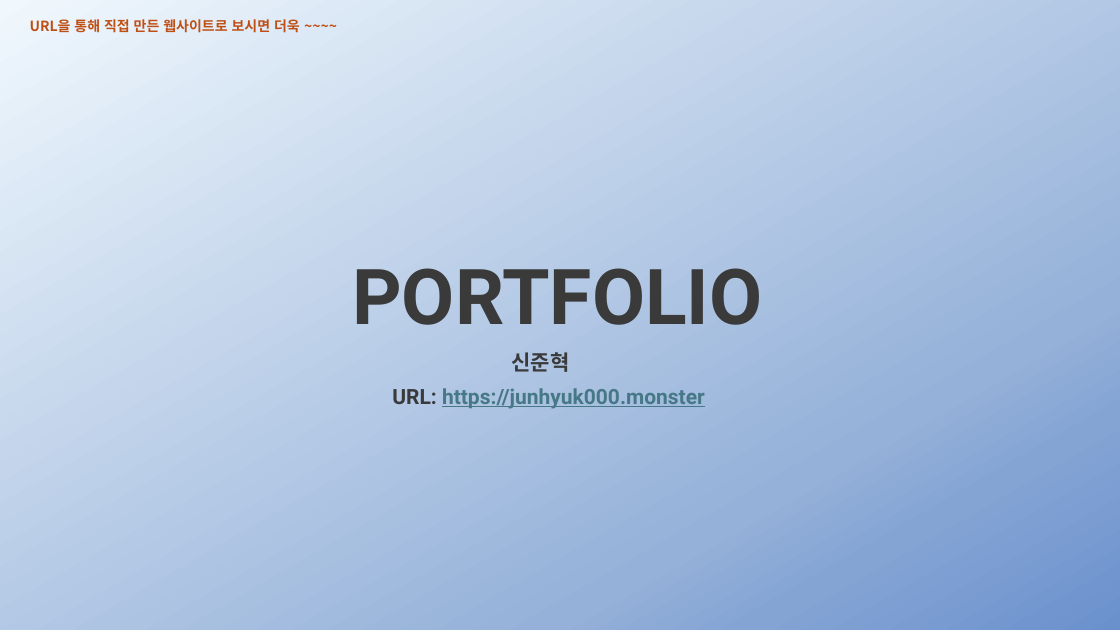
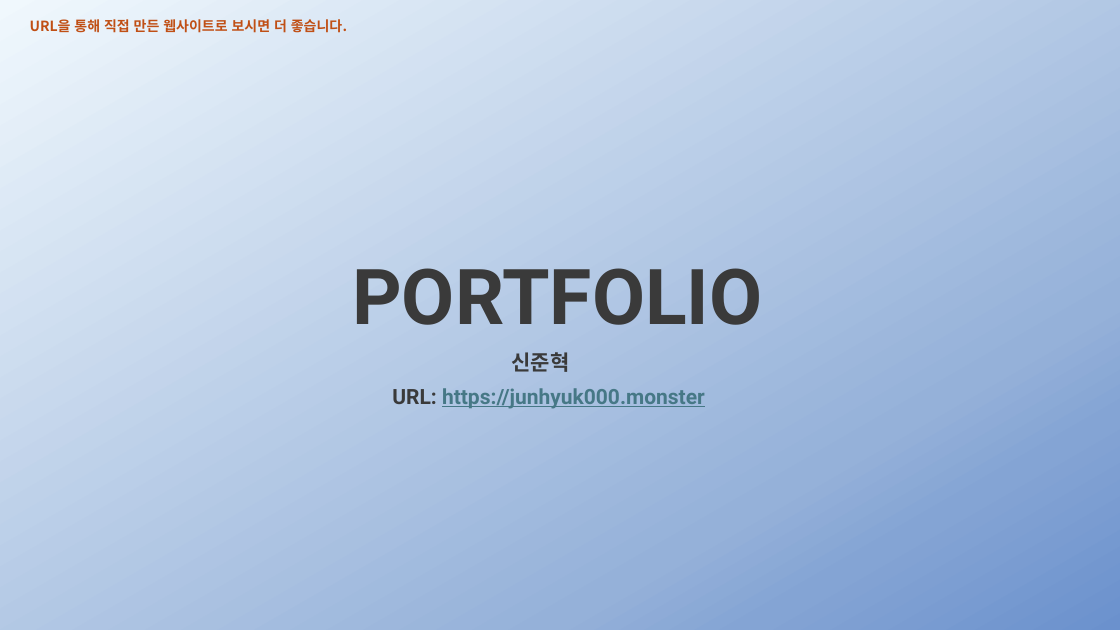
Before and after one commit to junhyuk000/portfolio, a slide deck: slide 1 of portfolio_신준혁.pptx. Drawn at 1120x630 pixels with LibreOffice and Linux fonts; fonts in the diff are those of the drawing. Boxes give left, top, right and bottom in pixels: in the first picture for what was removed or moved away, otherwise in the second. Text is boxed around its words. In the diff, an @@ line names an element or a change of style, - is before the commit and + after.

Commit message:
ppt

```diff
--- a/portfolio_신준혁.pptx
+++ b/portfolio_신준혁.pptx
@@ text at box(30, 19, 347, 33): text changed @@
-URL을 통해 직접 만든 웹사이트로 보시면 더욱 ~~~~
+URL을 통해 직접 만든 웹사이트로 보시면 더 좋습니다.
```
Also in this commit, not shown: 4 other slides changed, 3 slides added.
